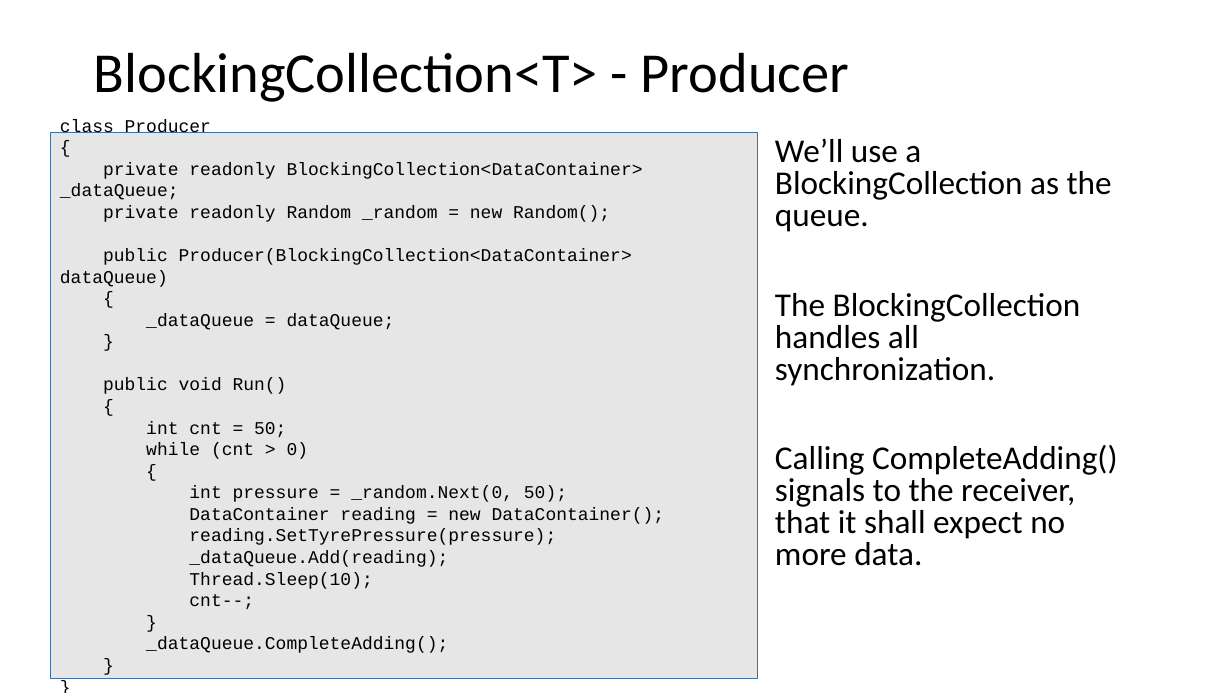
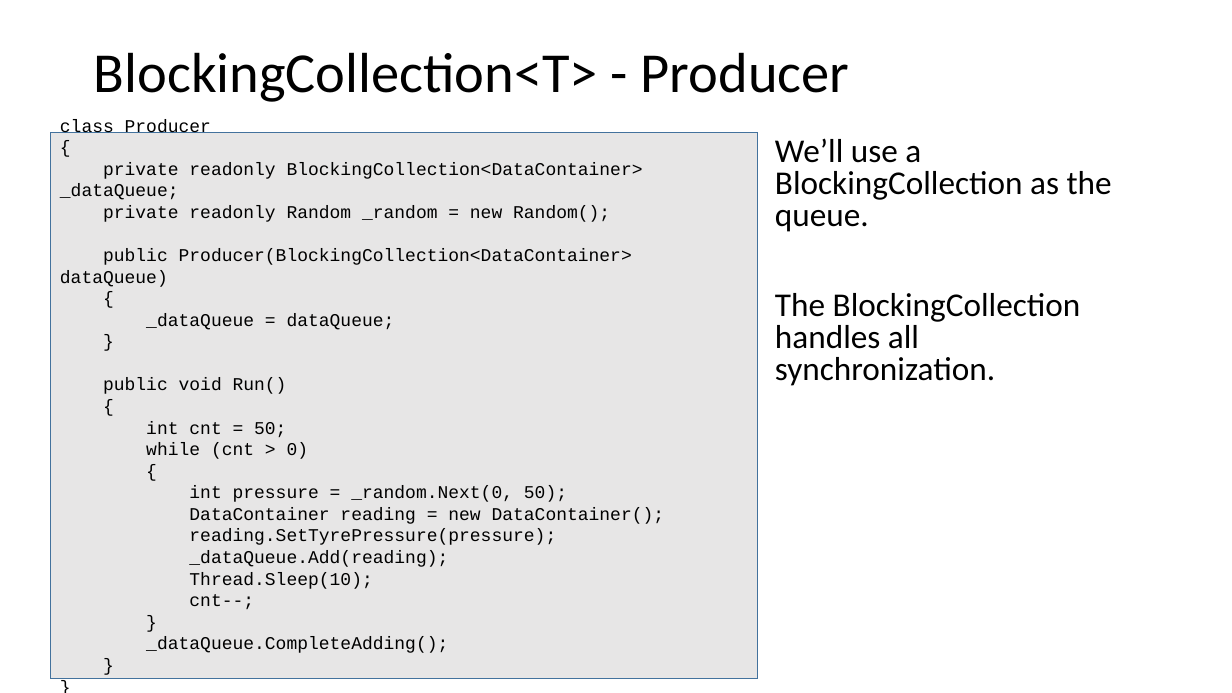
Before and after one commit to codesmurf/st3its3_teaching, a slide deck: slide 37 of 08 Thread Synchronization 2/Thread Synchronization pt 2.pptx (slide 22 before the commit). Drawn at 1232x693 pixels with LibreOffice and Linux fonts; fonts in the diff are those of the drawing. Boxes give left, top, right and bottom in pixels: in the first picture for what was removed or moved away, otherwise in the second. Text is boxed around its words. In the diff, an @@ line names an element or a change of style, - is before the commit and + after.

```diff
--- a/08 Thread Synchronization 2/Thread Synchronization pt 2.pptx
+++ b/08 Thread Synchronization 2/Thread Synchronization pt 2.pptx
@@ text at <box>775,445,1118,566</box>: paragraph removed @@
-Calling CompleteAdding() signals to the receiver, that it shall expect no more data.
```
Also in this commit, not shown: 13 other slides changed, 19 slides added, 1 other file.
